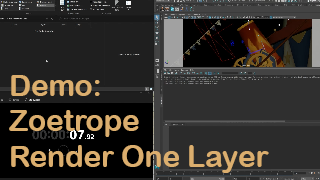
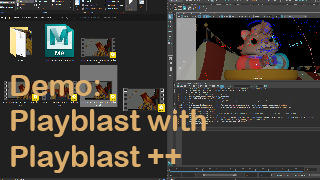
Revision of a layered 320px x 180px image; what changed, layer by layer:
renamed "Demo: Zoetrope Render One Layer" to "Demo: Playblast with Playblast ++", painted on it over [9, 75, 269, 173]
added layer "Layer 6" above "Layer 5" over [0, 0, 320, 180]
